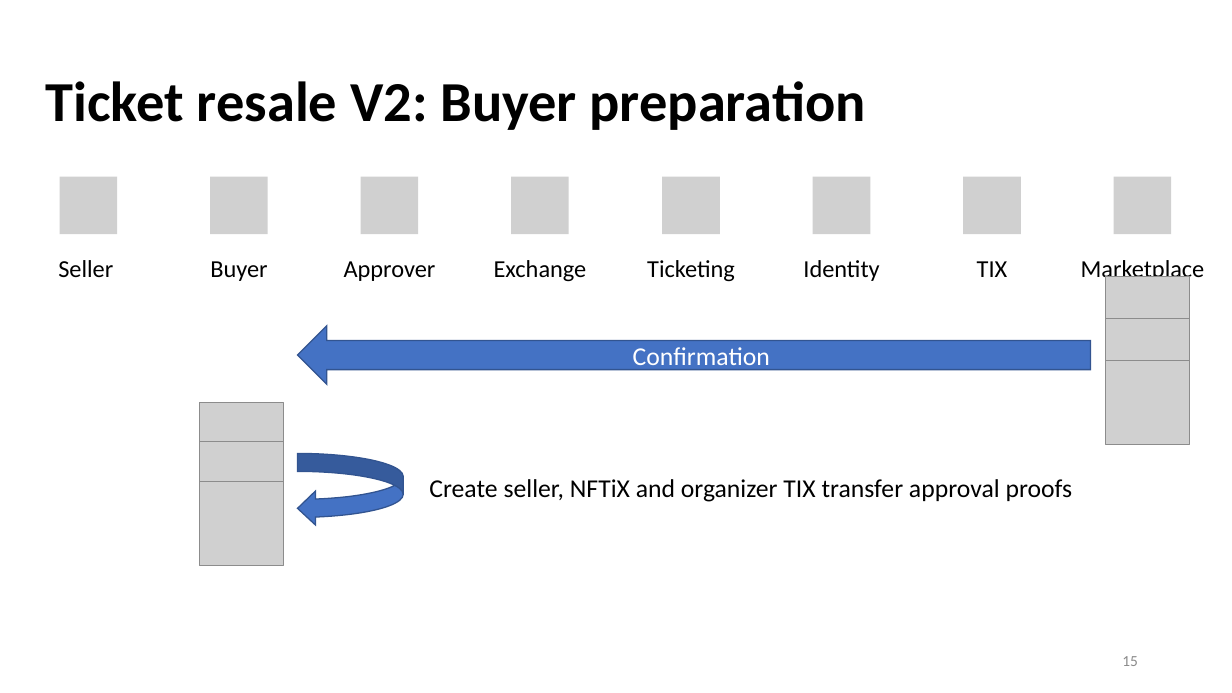
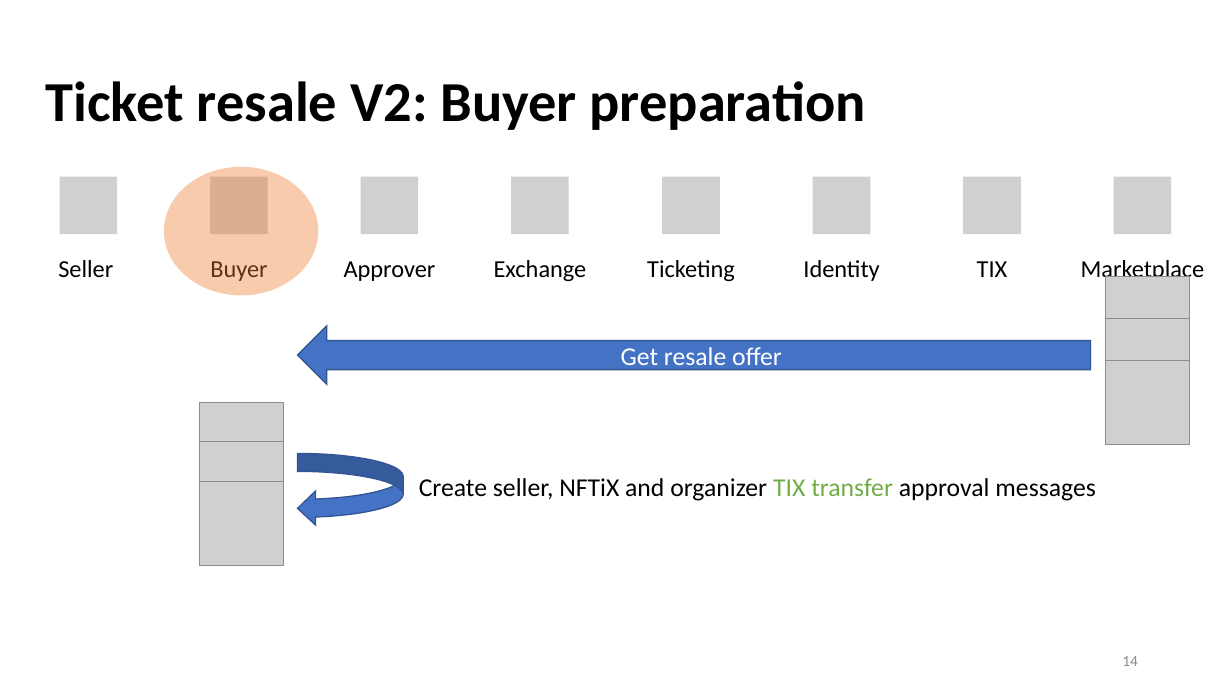
Before and after one commit to yanngabb/marketplace, a slide deck: slide 14 of rapport/Master_Thesis_Presentation_Yann_Gabbud.pptx (slide 15 before the commit). Drawn at 1232x693 pixels with LibreOffice and Linux fonts; fonts in the diff are those of the drawing; grey boxes stand for pictures. Boxes give left, top, right and bottom in pixels: in the first picture for what was removed or moved away, otherwise in the second. Text is boxed around its words. In the diff, an @@ line names an element or a change of style, - is before the commit and + after.

```diff
--- a/rapport/Master_Thesis_Presentation_Yann_Gabbud.pptx
+++ b/rapport/Master_Thesis_Presentation_Yann_Gabbud.pptx
@@ ellipse added at (164,167,318,296), fill #ED7D31 at 40% opacity @@
@@ text in left arrow at (621,347,782,371): text changed @@
-Confirmation
+Get resale offer
@@ text at (419,478,1095,501): text changed @@
-Create seller, NFTiX and organizer TIX transfer approval proofs
+Create seller, NFTiX and organizer TIX transfer approval messages
@@ page number at (1122,656,1138,666): text changed @@
-15
+14
```
Also in this commit, not shown: 12 other slides changed, 7 slides added, 2 slides removed.
